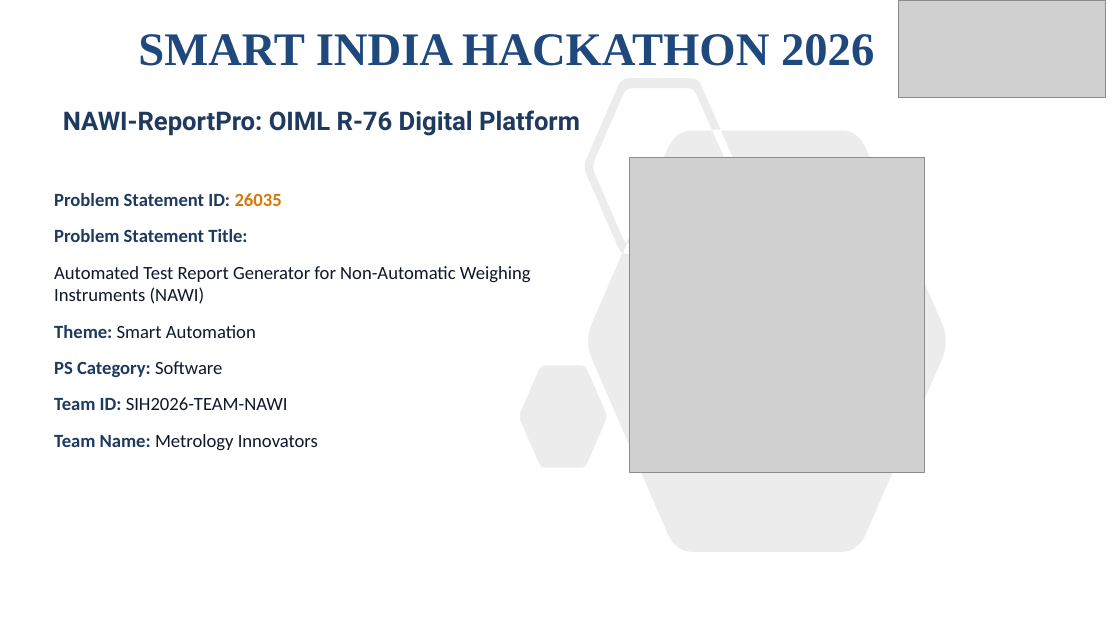
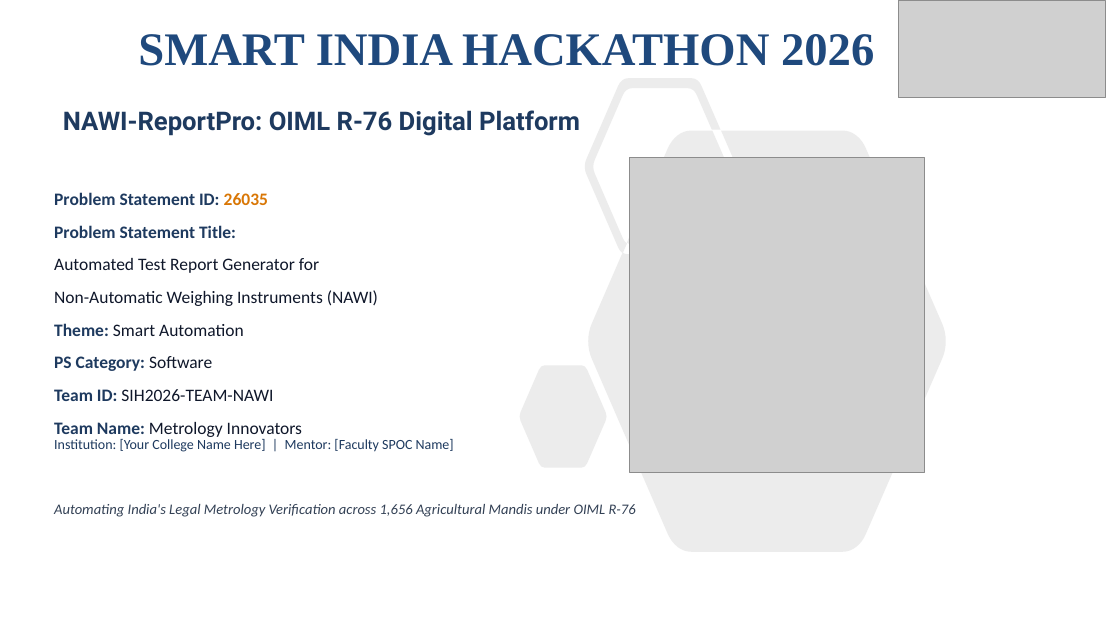
Before and after one commit to Princu-Babu/SIH, a slide deck: slide 1 of NAWI-ReportPro-SIH2026-Submission.pptx. Drawn at 1120x630 pixels with LibreOffice and Linux fonts; fonts in the diff are those of the drawing; grey boxes stand for pictures. Boxes give left, top, right and bottom in pixels: in the first picture for what was removed or moved away, otherwise in the second. Text is boxed around its words. In the diff, an @@ line names an element or a change of style, - is before the commit and + after.

```diff
--- a/NAWI-ReportPro-SIH2026-Submission.pptx
+++ b/NAWI-ReportPro-SIH2026-Submission.pptx
@@ text "Problem Statement ID: 26035" at (54,192,378,437): size 16 to 15 pt; less space between paragraphs @@
@@ text added at (54,439,454,452), 12 pt, text #1E3A5F @@
+Institution: [Your College Name Here] | Mentor: [Faculty SPOC Name]
@@ text added at (54,504,636,517), 12.5 pt, text #334155, italic @@
+Automating India's Legal Metrology Verification across 1,656 Agricultural Mandis under OIML R-76
```
Also in this commit, not shown: 5 other slides changed, 10 other files.
